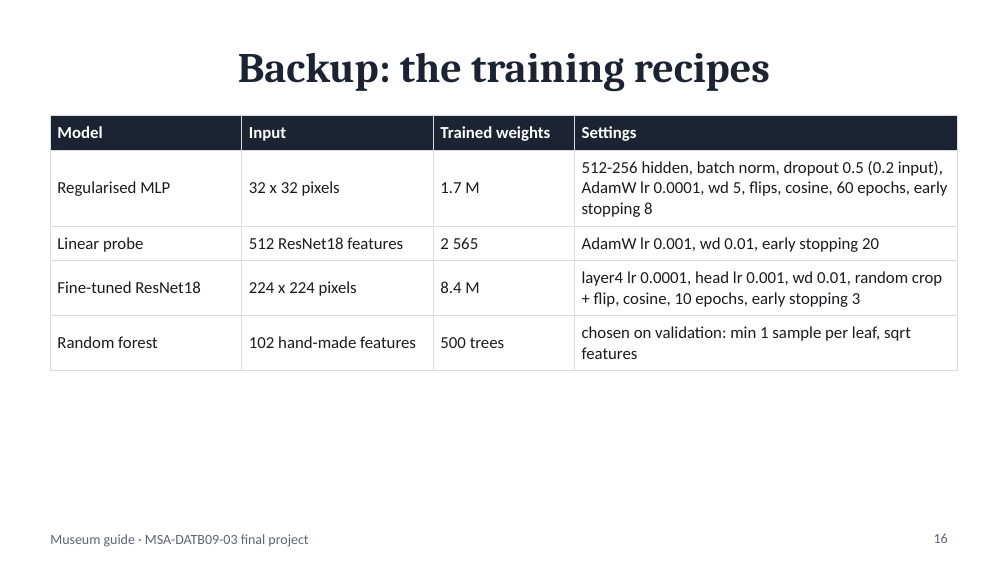
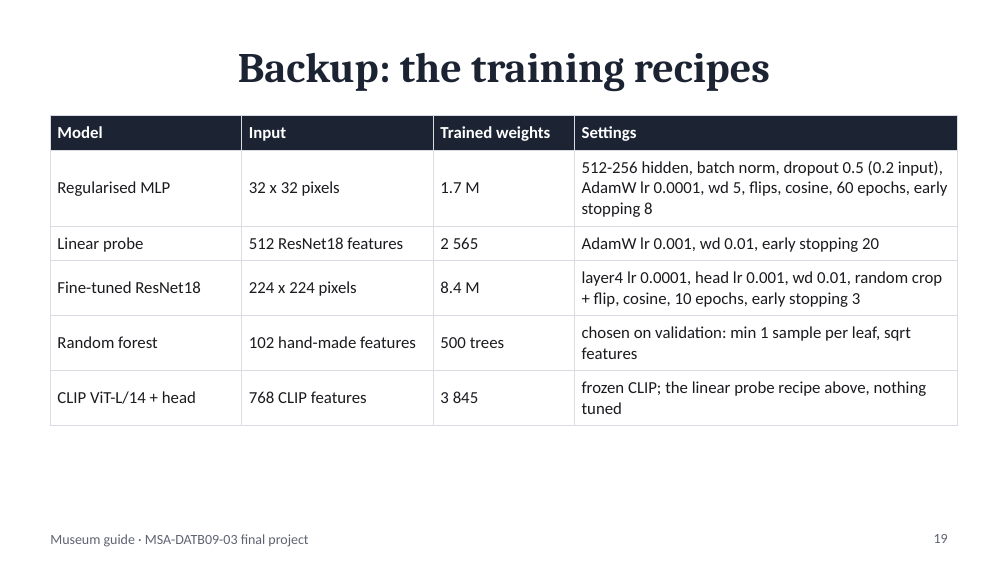
Before and after one commit to BenjaminAHS/neural-network-project, a slide deck: slide 19 of docs/museum_guide_presentation.pptx (slide 16 before the commit). Drawn at 1008x567 pixels with LibreOffice and Linux fonts; fonts in the diff are those of the drawing. Boxes give left, top, right and bottom in pixels: in the first picture for what was removed or moved away, otherwise in the second. Text is boxed around its words. In the diff, an @@ line names an element or a change of style, - is before the commit and + after.

```diff
--- a/docs/museum_guide_presentation.pptx
+++ b/docs/museum_guide_presentation.pptx
@@ table at [50,116,958,418] @@
+row 6: CLIP ViT-L/14 + head | 768 CLIP features | 3 845 | frozen CLIP; the linear probe recipe above, nothing tuned
@@ page number at [934,534,948,543]: text changed @@
-16
+19
```
Also in this commit, not shown: 15 other slides changed, 3 slides added, 14 other files.
